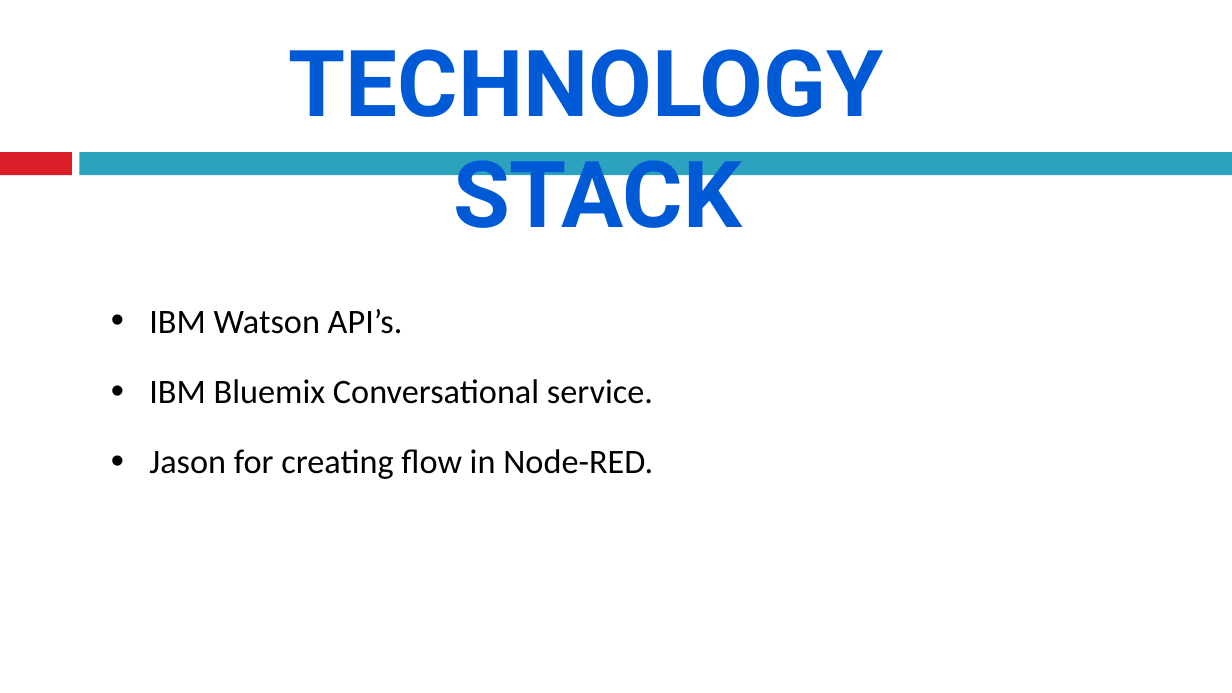
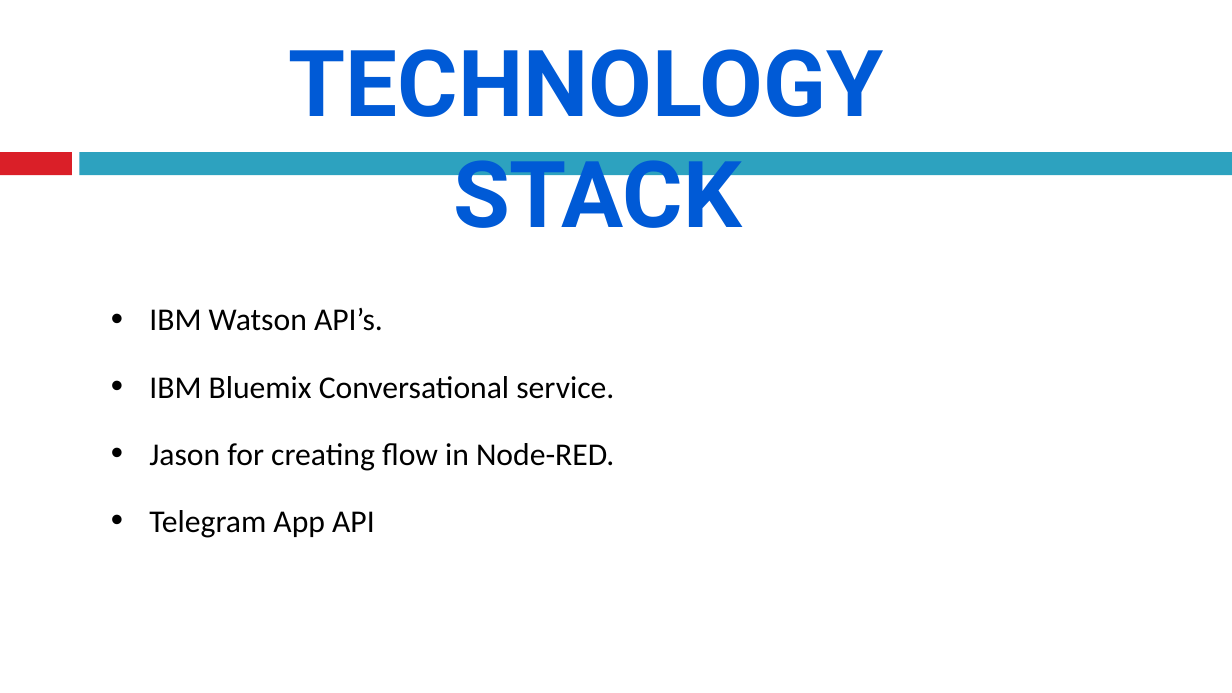
Before and after one commit to VINIT777/IBM-Watson-Techgig-Challenge, a slide deck: slide 9 of IBM WATSON Challenge.pptx. Drawn at 1232x693 pixels with LibreOffice and Linux fonts; fonts in the diff are those of the drawing. Boxes give left, top, right and bottom in pixels: in the first picture for what was removed or moved away, otherwise in the second. Text is boxed around its words. In the diff, an @@ line names an element or a change of style, - is before the commit and + after.

Commit message:
Add files via upload
changes

```diff
--- a/IBM WATSON Challenge.pptx
+++ b/IBM WATSON Challenge.pptx
@@ text at (149,308,614,471): size 20 to 18.5 pt in "IBM Watson API’s.", "IBM Bluemix Conversational service.", "Jason for creating flow in Node-RED." @@
@@ text at (149,510,375,538): paragraph added @@
+• Telegram App API
```
